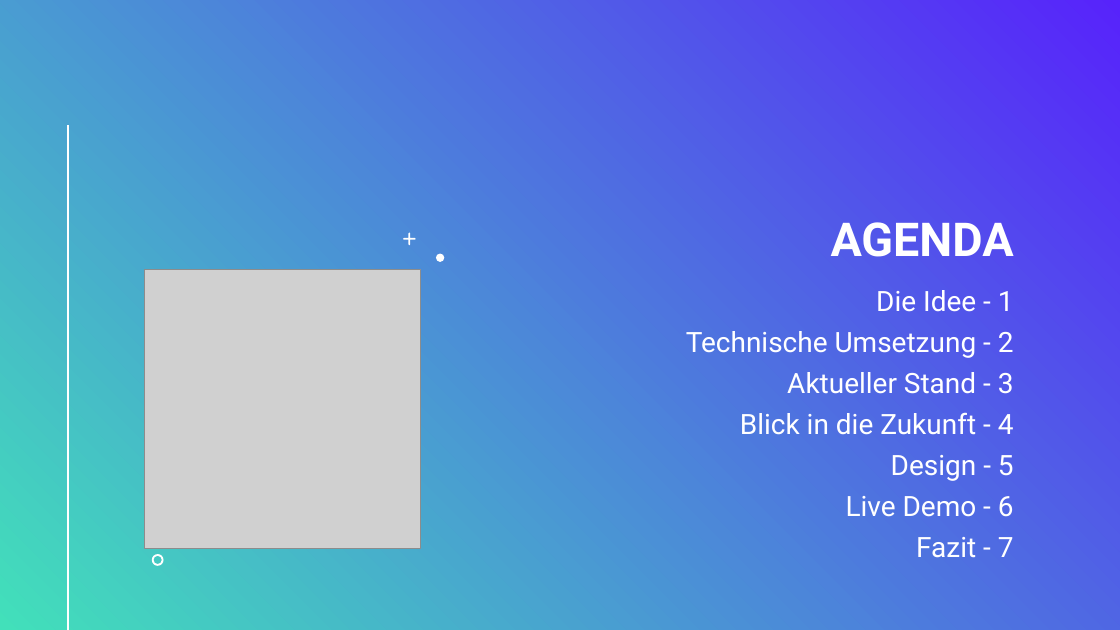
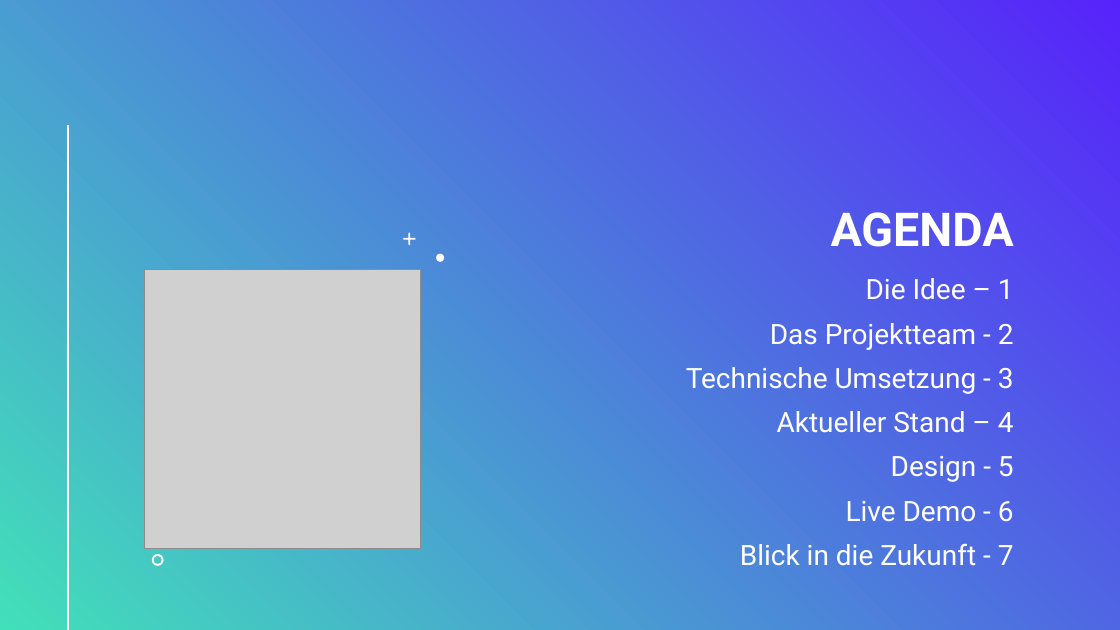
Before and after one commit to Sodentix/Melodia, a slide deck: slide 2 of Projektunterlagen/999_Zwischenpräsentationen/1. Zwischenpräsentation/Zwischenpräsentation Melodia am 12.11.2025.pptx. Drawn at 1120x630 pixels with LibreOffice and Linux fonts; fonts in the diff are those of the drawing; grey boxes stand for pictures. Boxes give left, top, right and bottom in pixels: in the first picture for what was removed or moved away, otherwise in the second. Text is boxed around its words. In the diff, an @@ line names an element or a change of style, - is before the commit and + after.

```diff
--- a/Projektunterlagen/999_Zwischenpräsentationen/1. Zwischenpräsentation/Zwischenpräsentation Melodia am 12.11.2025.pptx
+++ b/Projektunterlagen/999_Zwischenpräsentationen/1. Zwischenpräsentation/Zwischenpräsentation Melodia am 12.11.2025.pptx
@@ title "AGENDA": place and size @@
-title "AGENDA" at (831, 222, 1014, 257)
+title "AGENDA" at (831, 212, 1014, 247)
@@ text "Die Idee – 1": place and size @@
-text "Die Idee – 1" at (686, 290, 1014, 558)
+text "Die Idee – 1" at (686, 278, 1014, 566)
@@ text at (686, 278, 1014, 433): text changed @@
-Die Idee - 1
-Technische Umsetzung - 2
-Aktueller Stand - 3
-Blick in die Zukunft - 4
+Die Idee – 1
+Das Projektteam - 2
+Technische Umsetzung - 3
+Aktueller Stand – 4
@@ text at (846, 456, 1014, 522): line spacing 0.8 to 0.9 @@
@@ text at (740, 543, 1014, 566): text changed @@
-Fazit - 7
+Blick in die Zukunft - 7
```
Also in this commit, not shown: 6 other slides changed, 5 slides added, 1 slide removed.
